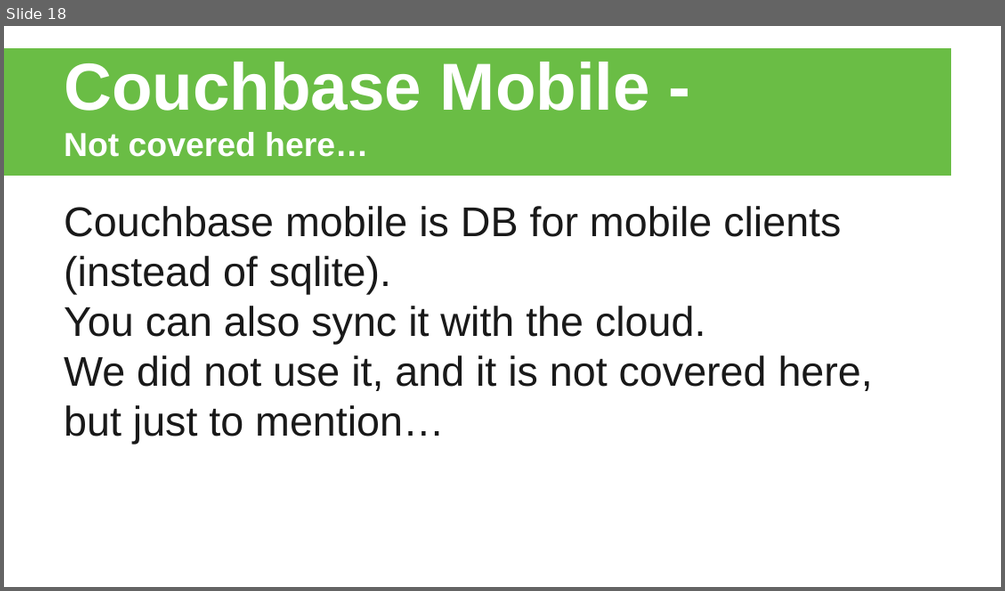
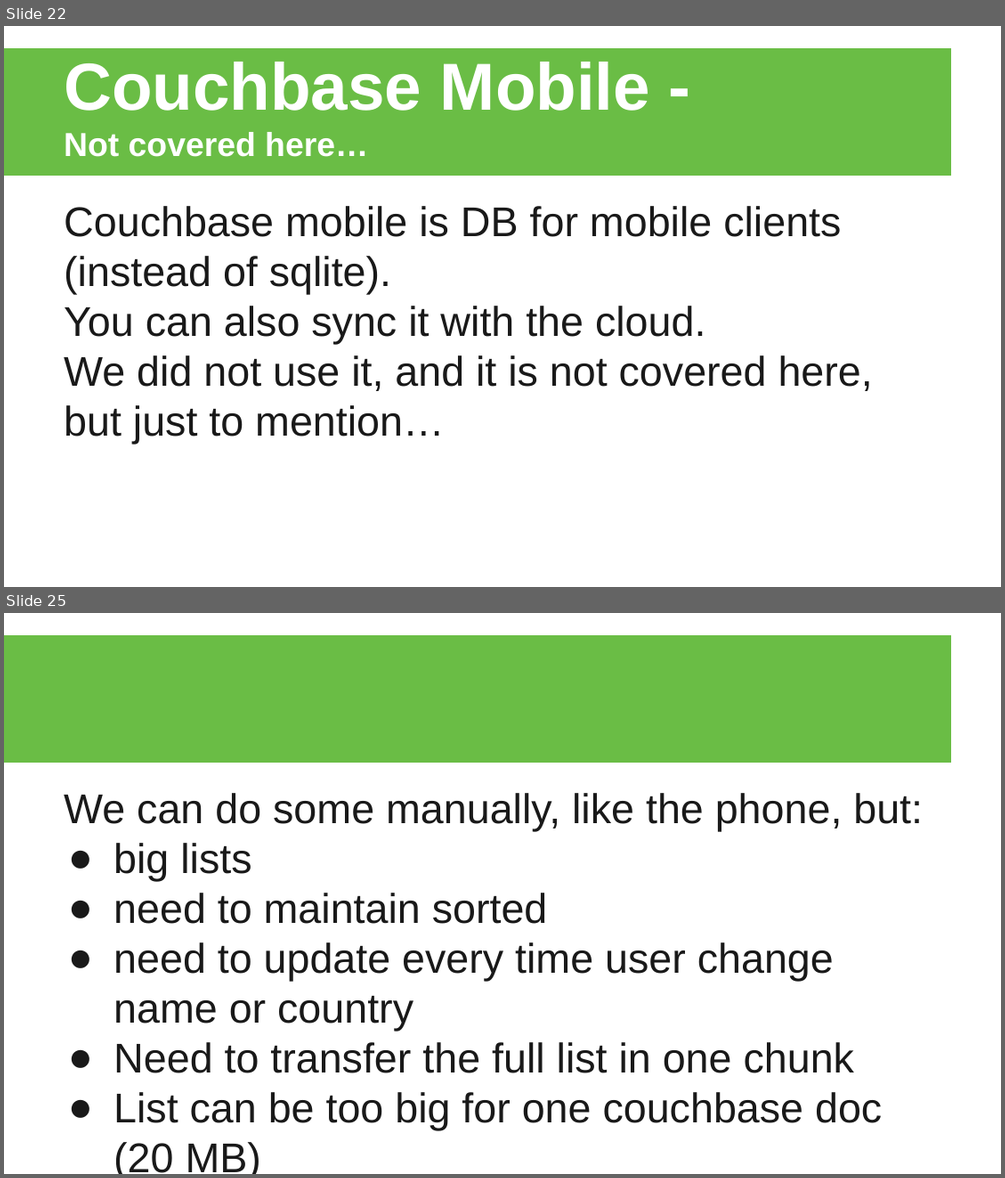
Before and after one commit to ekeydar/cb-mesh, a slide deck: slides/slides.pptx. Shown one above the other, each under a label of ours: slide 18 before the commit, slides 22 and 25 after it; the slides between them are not shown. The pictures are 1005x591 and 1005x1178 pixels, drawn with LibreOffice and Linux fonts; fonts in the diff are those of the drawing; background and template pictures are left out. Boxes give left, top, right and bottom in pixels: in the first picture for what was removed or moved away, otherwise in the second. Text is boxed around its words. In the diff, an @@ line names an element or a change of style, - is before the commit and + after.

```diff
--- a/slides/slides.pptx
+++ b/slides/slides.pptx
@@ slide 25 added at (4, 613, 1001, 1174), background #FFFFFF; not listed: 1 template element that a slide beside it also shows @@
@@ text added at (64, 793, 922, 1131), 30 pt, text #191919 @@
+We can do some manually, like the phone, but:
+● big lists
+● need to maintain sorted
+● need to update every time user change name or country
+● Need to transfer the full list in one chunk
+● List can be too big for one couchbase doc (20 MB)
@@ what was slide 18 is now slide 22 @@
```
Also in this commit, not shown: 3 slides changed, 10 other slides added, 1 slide removed.
